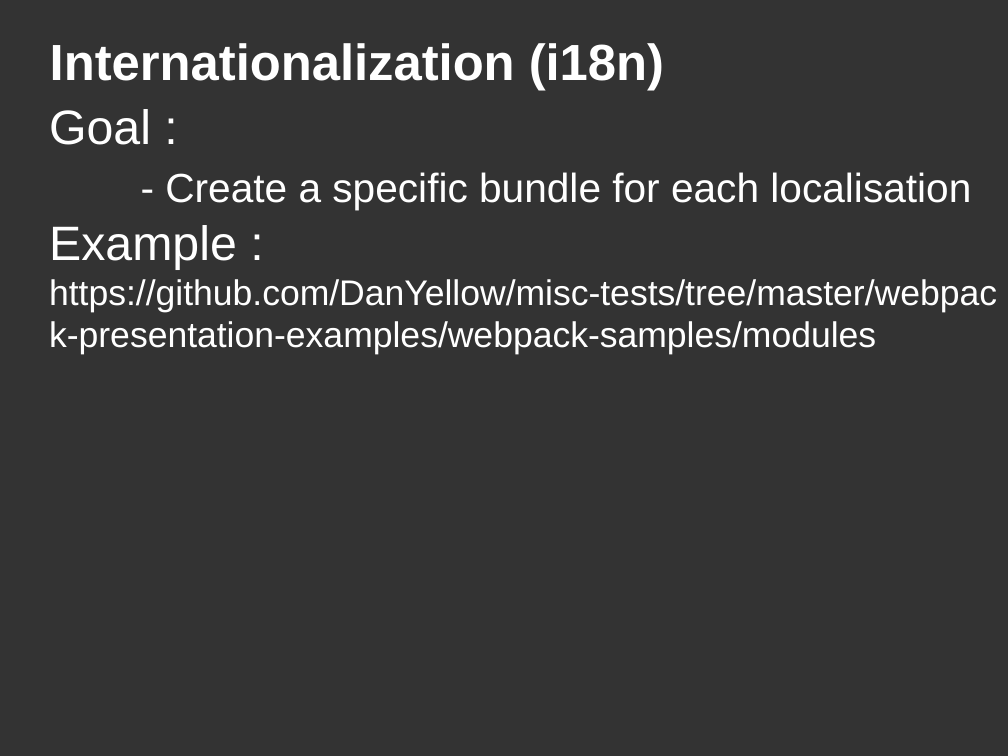
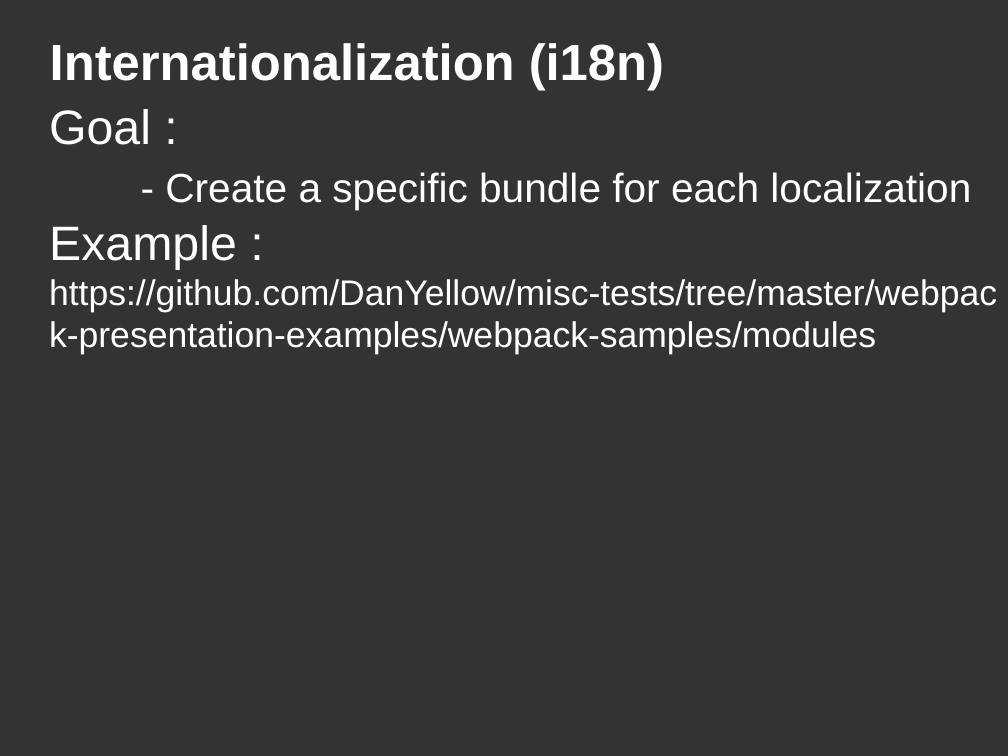
Before and after one commit to DanYellow/misc-tests, a slide deck: slide 38 of webpack-presentation-examples/webpack-presentation.odp. Drawn at 1008x756 pixels with LibreOffice and Linux fonts; fonts in the diff are those of the drawing. Boxes give left, top, right and bottom in pixels: in the first picture for what was removed or moved away, otherwise in the second. Text is boxed around its words. In the diff, an @@ line names an element or a change of style, - is before the commit and + after.

```diff
--- a/webpack-presentation-examples/webpack-presentation.odp
+++ b/webpack-presentation-examples/webpack-presentation.odp
@@ title at box(49, 109, 997, 355): text changed @@
-Goal :
-- Create a specific bundle for each localisation
-Example :
-https://github.com/DanYellow/misc-tests/tree/master/webpack-presentation-examples/webpack-samples/modules
+Goal :
+- Create a specific bundle for each localization
+Example :
+https://github.com/DanYellow/misc-tests/tree/master/webpack-presentation-examples/webpack-samples/modules
```
Also in this commit, not shown: 4 other slides changed, 8 other files.
